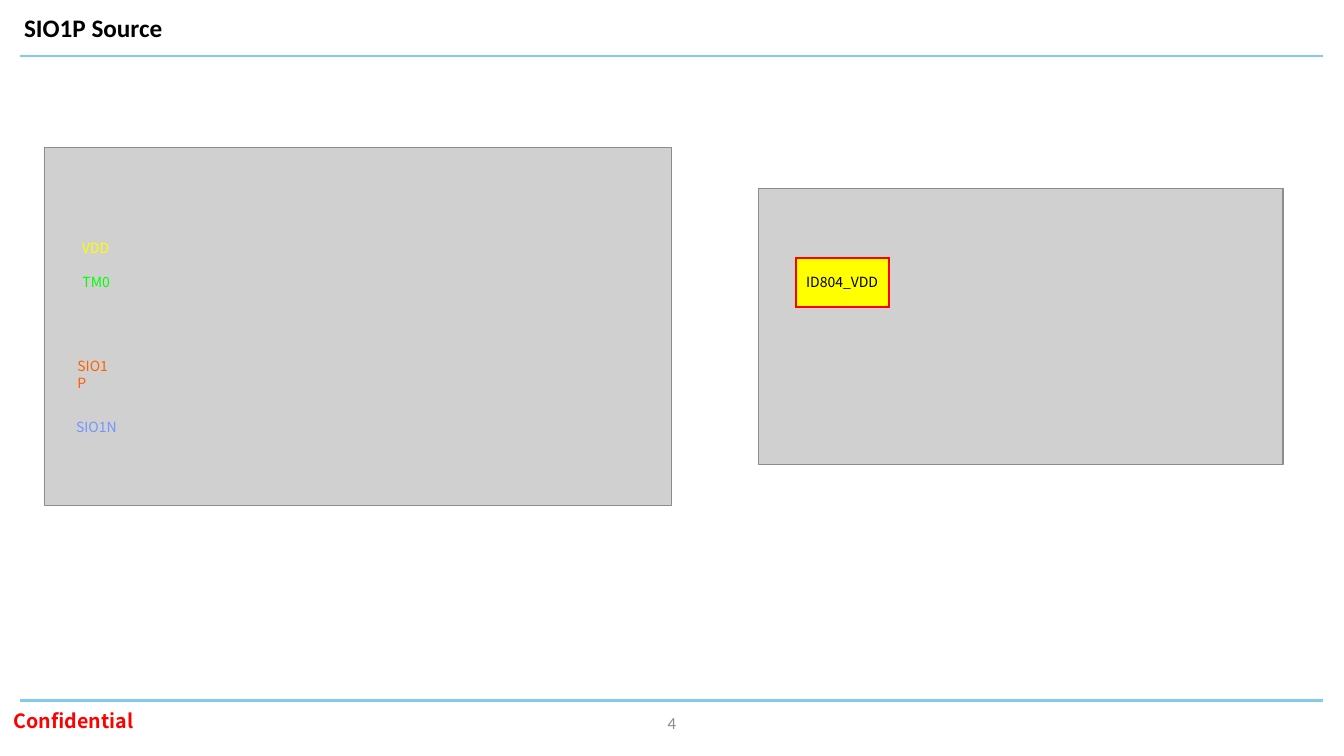
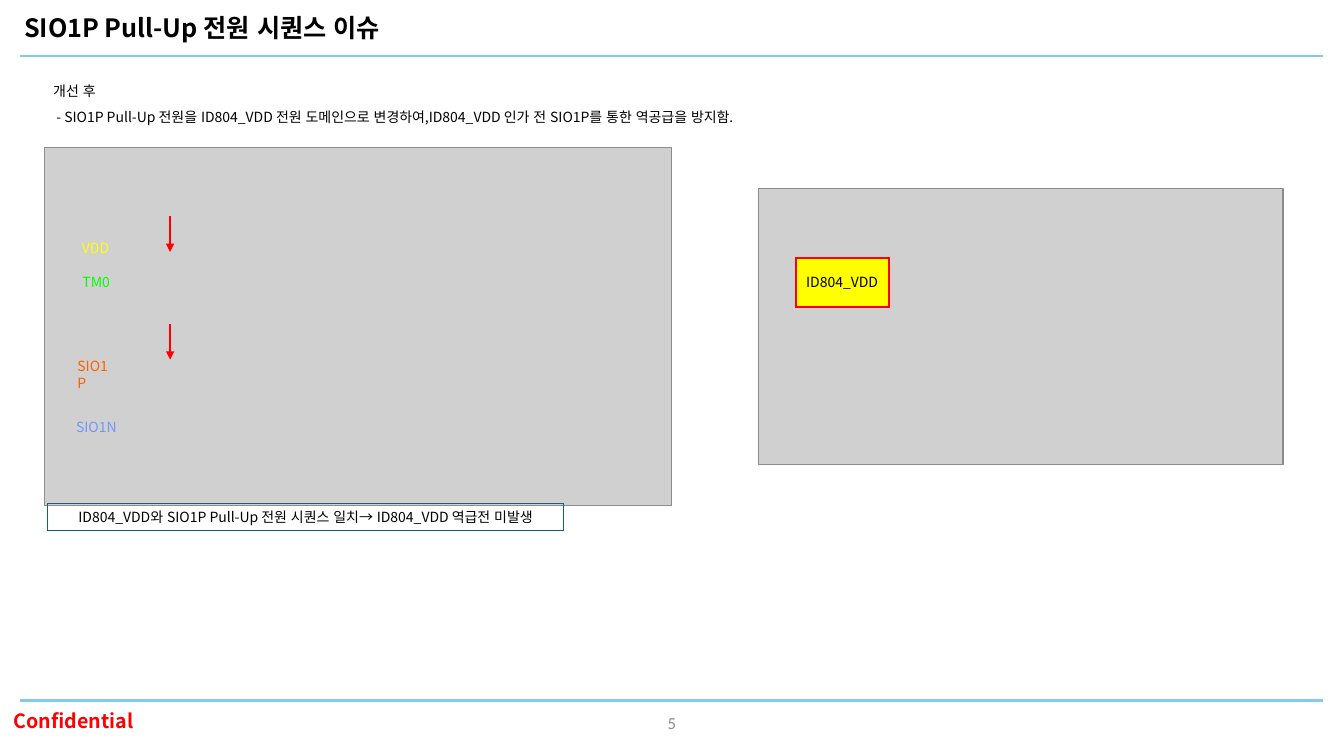
Before and after one commit to oio9595/Global_Technologies_FW, a slide deck: slide 5 of ID804/ID804_FA_Board/Docs/id804_fa_board_hw_issue_260908.pptx (slide 4 before the commit). Drawn at 1344x756 pixels with LibreOffice and Linux fonts; fonts in the diff are those of the drawing; grey boxes stand for pictures; background and template pictures are left out. Boxes give left, top, right and bottom in pixels: in the first picture for what was removed or moved away, otherwise in the second. Text is boxed around its words. In the diff, an @@ line names an element or a change of style, - is before the commit and + after.

```diff
--- a/ID804/ID804_FA_Board/Docs/id804_fa_board_hw_issue_260908.pptx
+++ b/ID804/ID804_FA_Board/Docs/id804_fa_board_hw_issue_260908.pptx
@@ text at bbox=[24, 16, 380, 43]: text changed; font Calibri to Noto Sans CJK KR @@
-SIO1P Source
+SIO1P Pull-Up 전원 시퀀스 이슈
@@ text added at bbox=[53, 84, 733, 126], 10 pt, text #000000 @@
+개선 후
+- SIO1P Pull-Up 전원을 ID804_VDD 전원 도메인으로 변경하여,ID804_VDD 인가 전 SIO1P를 통한 역공급을 방지함.
@@ arrow added from (170, 217) to (170, 252), #FF0000 1.5 pt @@
@@ arrow added from (170, 324) to (170, 360), #FF0000 1.5 pt @@
@@ rectangle added at bbox=[47, 503, 564, 530], outline #156082 0.75 pt, 10 pt, text #000000 @@
+ID804_VDD와 SIO1P Pull-Up 전원 시퀀스 일치→ ID804_VDD 역급전 미발생
@@ page number at bbox=[668, 718, 676, 729]: text changed @@
-4
+5
```
Also in this commit, not shown: 7 other slides changed, 5 slides added, 2 slides removed, 4 other files.
